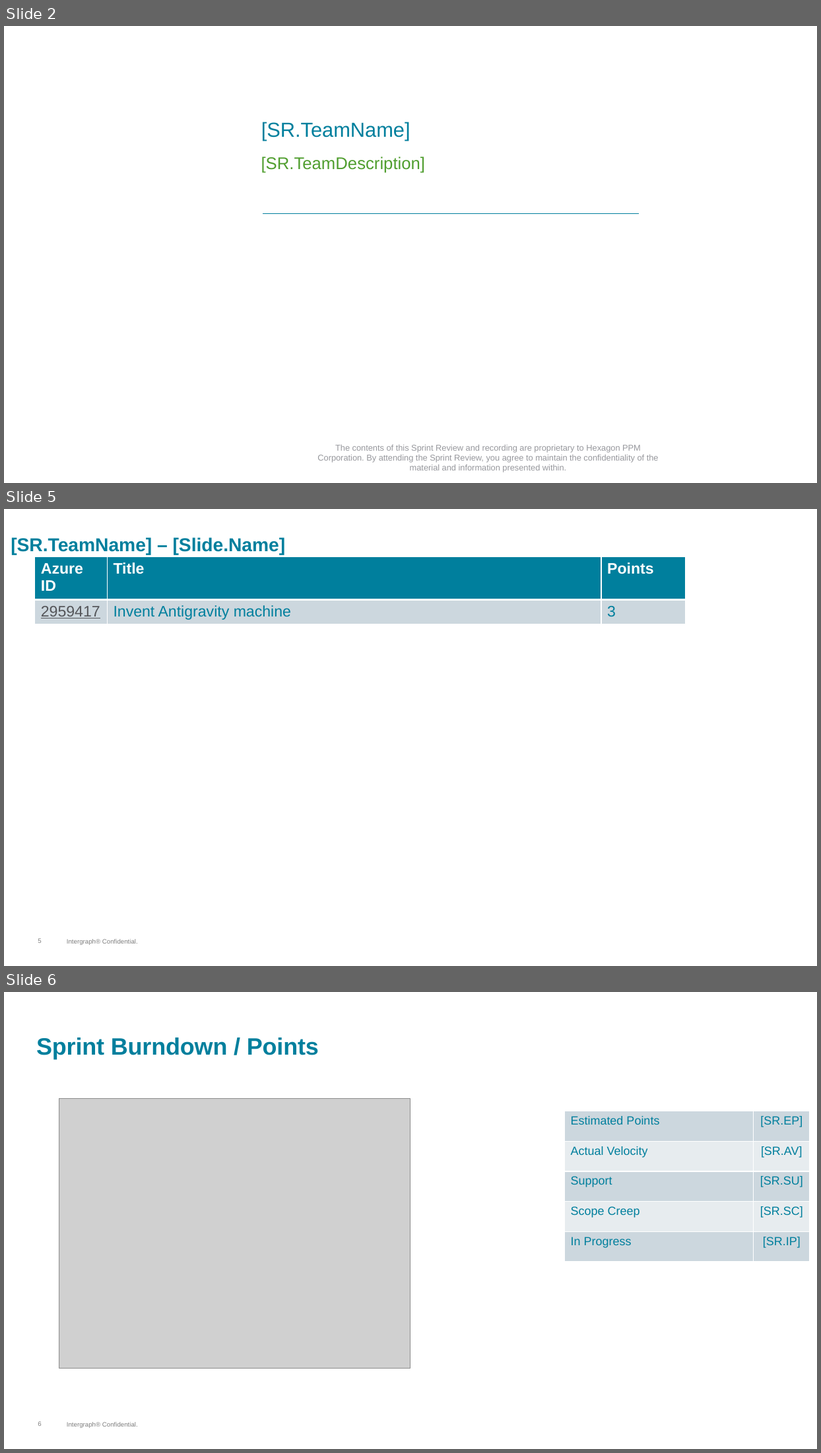
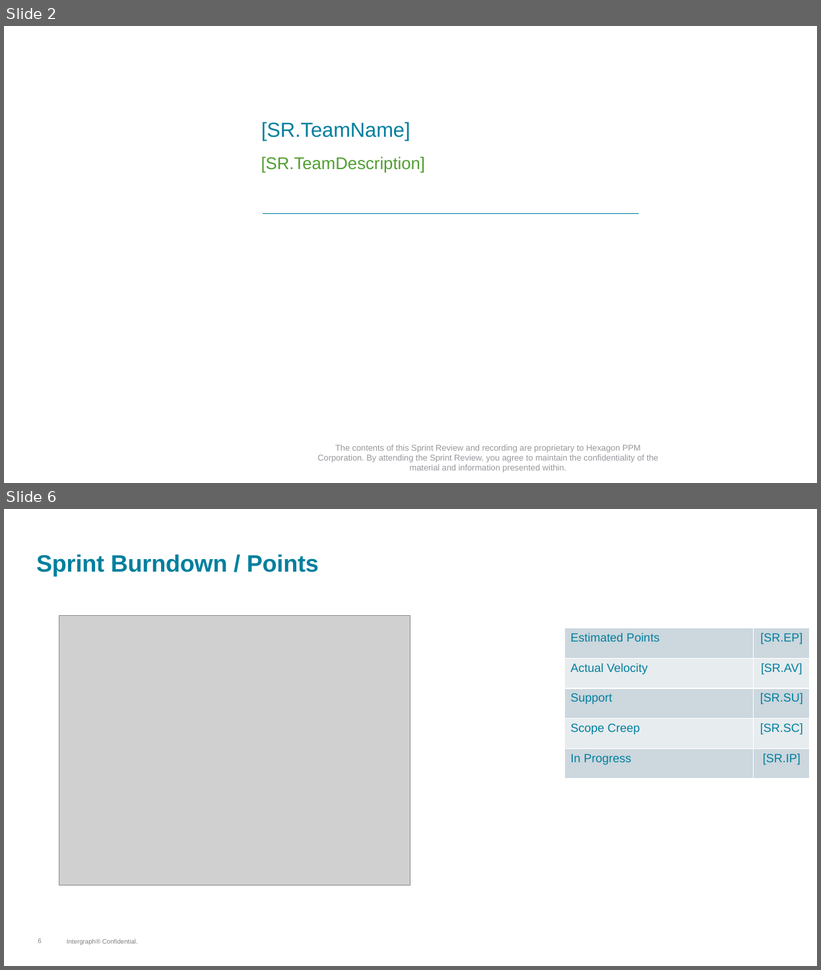
Before and after one commit to Pipecasso/AliasPaul, a slide deck: autosprintreview/Sprint Review Template.pptx. Shown one above the other, each under a label of ours: slides 2, 5 and 6 before the commit, slides 2 and 6 after it; the slides between them are not shown. The pictures are 821x1453 and 821x970 pixels, drawn with LibreOffice and Linux fonts; fonts in the diff are those of the drawing; grey boxes stand for pictures; background and template pictures are left out. Boxes give left, top, right and bottom in pixels: in the first picture for what was removed or moved away, otherwise in the second. Text is boxed around its words. In the diff, an @@ line names an element or a change of style, - is before the commit and + after.

```diff
--- a/autosprintreview/Sprint Review Template.pptx
+++ b/autosprintreview/Sprint Review Template.pptx
@@ slide 5 removed at box(4, 509, 817, 966), background #FFFFFF; not listed: 2 template elements that a slide beside it also shows @@
@@ text removed at box(11, 537, 286, 555) @@
-[SR.TeamName] – [Slide.Name]
@@ table removed at box(34, 557, 685, 623), 2 rows, 3 columns @@
-Azure ID | Title | Points
-2959417 | Invent Antigravity machine | 3
```
Also in this commit, not shown: 2 slides changed, 1 slide added, 4 other files.
